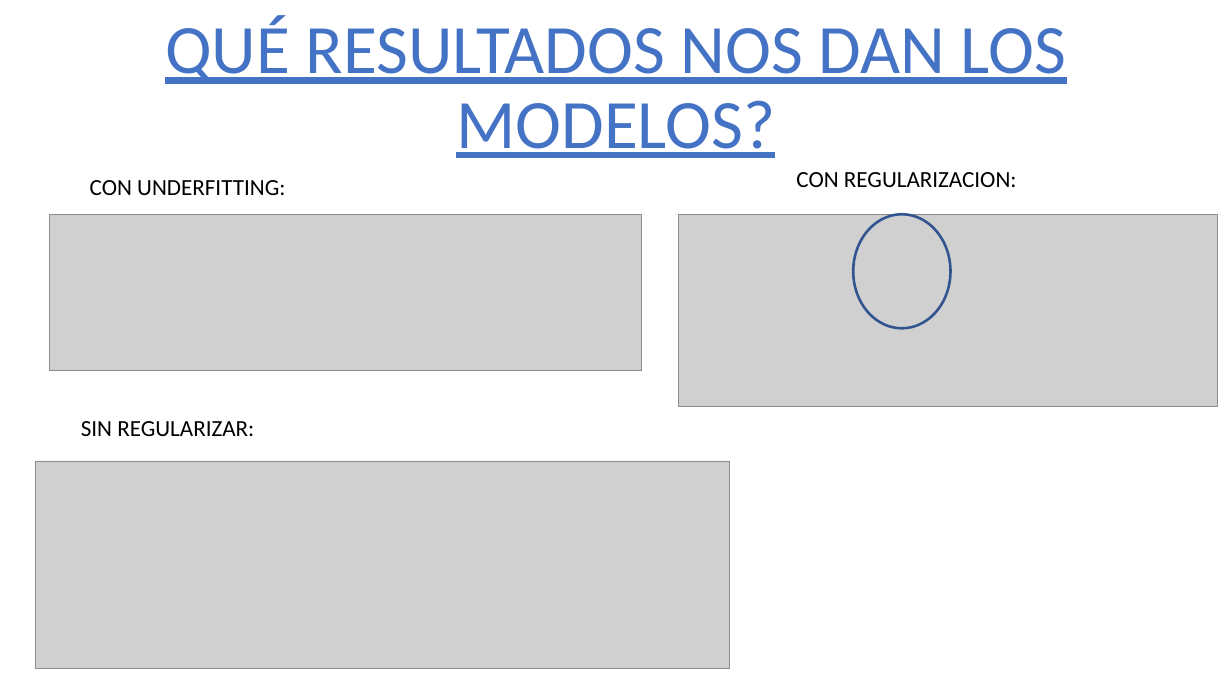
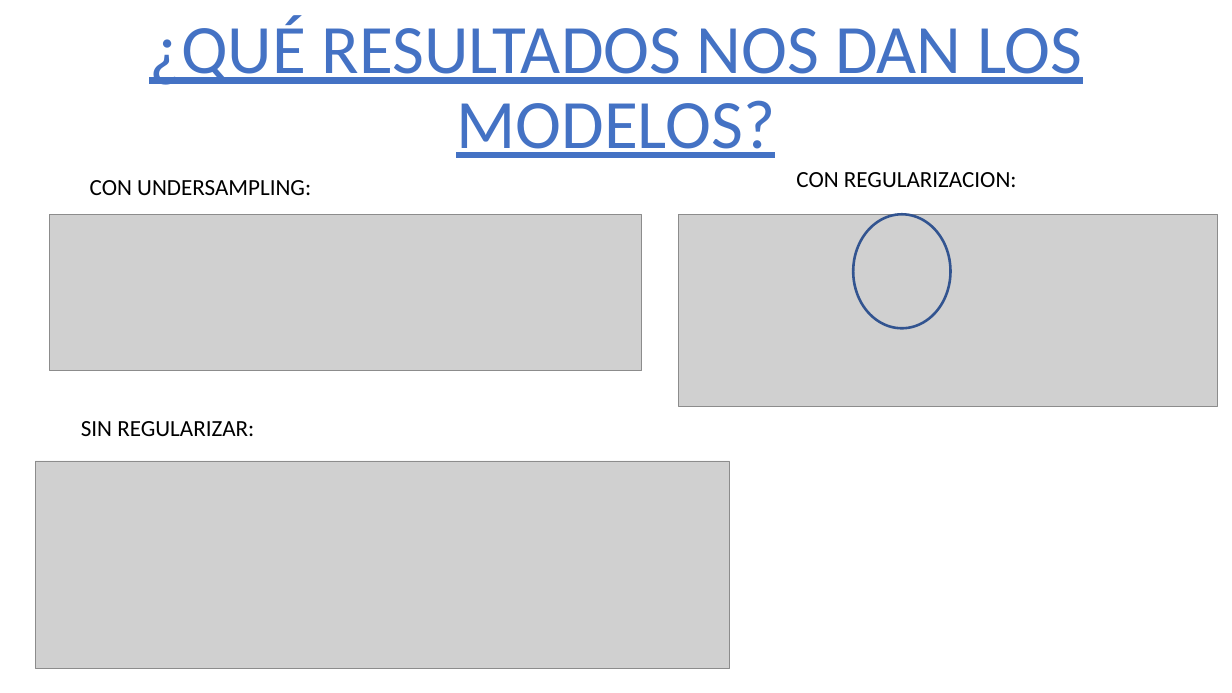
Before and after one commit to 75Engel/Estimacion_tipologia_usuarios_Servicios_Sociales_Ayto_Madrid, a slide deck: slide 12 of Presentacion_projecto.pptx. Drawn at 1232x693 pixels with LibreOffice and Linux fonts; fonts in the diff are those of the drawing; grey boxes stand for pictures; background and template pictures are left out. Boxes give left, top, right and bottom in pixels: in the first picture for what was removed or moved away, otherwise in the second. Text is boxed around its words. In the diff, an @@ line names an element or a change of style, - is before the commit and + after.

Commit message:
Revision presentacion

```diff
--- a/Presentacion_projecto.pptx
+++ b/Presentacion_projecto.pptx
@@ title at [149, 15, 1082, 158]: text changed @@
-QUÉ RESULTADOS NOS DAN LOS MODELOS?
+¿QUÉ RESULTADOS NOS DAN LOS MODELOS?
@@ text at [90, 180, 311, 195]: text changed @@
-CON UNDERFITTING:
+CON UNDERSAMPLING:
```
Also in this commit, not shown: 1 other slide changed.
